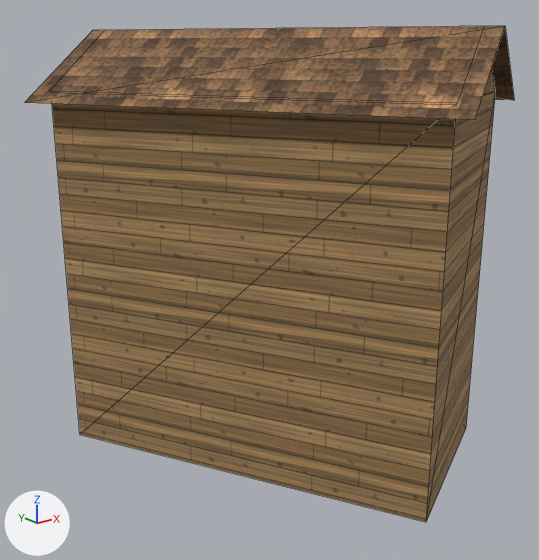
A saved change to the glTF model world/bridgehollow/export/models/buildings/bld_house_082.glb.
The view is the same before and after, from a 50 mm camera at (-8.63, -10.64, 7.52) aimed at (-0.19, -0.09, 3.3). Every picture has the same lights, and +X, +Y and +Z are marked at lower left. The first picture is the older version. Mesh edges are drawn as thin lines. Vertices at exactly the same position are counted once.

The first picture shows 'bld_house_082'.
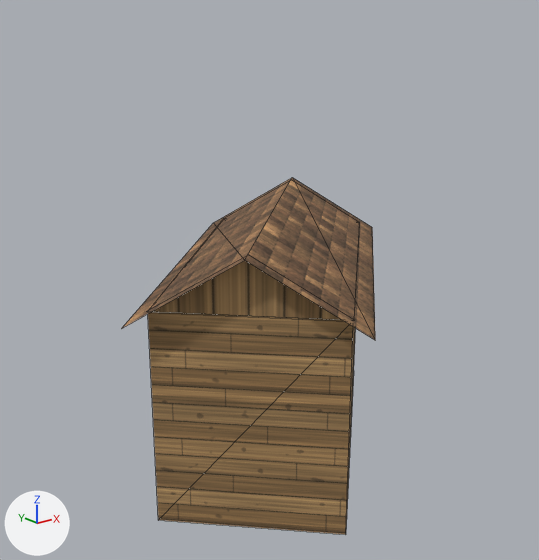
Diff of the bpy script that builds the scene:
```diff
--- a/world/bridgehollow/export/models/buildings/bld_house_082.glb.py
+++ b/world/bridgehollow/export/models/buildings/bld_house_082.glb.py
@@ me_bld_house_082 @@
 # used by ob_bld_house_082; location = (0.0, 0.0, 0.0)
-me_bld_house_082.from_pydata(...)  # 24 vertices, 16 faces; spans x -3.59..3.59, y -4.38..4.38, z 0.0..7.82
-me_bld_house_082.vertices[0].co = (-3.16, 2.35, 0.0)  # pixel (79, 434)
-me_bld_house_082.vertices[1].co = (0.04, -3.96, 0.0)  # pixel (426, 522)
-me_bld_house_082.vertices[2].co = (0.04, -3.96, 6.77)  # pixel (456, 103)
-me_bld_house_082.vertices[3].co = (-3.16, 2.35, 6.77)  # pixel (50, 91)
-me_bld_house_082.vertices[4].co = (3.18, -2.37, 0.0)  # pixel (466, 428)
-me_bld_house_082.vertices[5].co = (3.18, -2.37, 6.77)  # pixel (495, 90)
-me_bld_house_082.vertices[6].co = (-0.05, 3.97, 0.0)
-me_bld_house_082.vertices[7].co = (-0.05, 3.97, 6.77)
-me_bld_house_082.vertices[8].co = (-3.16, 2.35, 6.75)  # pixel (51, 92)
-me_bld_house_082.vertices[9].co = (0.04, -3.96, 6.75)  # pixel (456, 104)
-me_bld_house_082.vertices[10].co = (3.18, -2.37, 6.75)  # pixel (495, 91)
-me_bld_house_082.vertices[11].co = (-0.05, 3.97, 6.75)
-me_bld_house_082.vertices[12].co = (0.05, -3.97, 6.77)  # pixel (457, 103)
-me_bld_house_082.vertices[13].co = (3.18, -2.37, 6.77)  # pixel (495, 90)
-me_bld_house_082.vertices[14].co = (1.62, -3.17, 7.82)  # pixel (484, 25)
-me_bld_house_082.vertices[15].co = (-0.05, 3.97, 6.77)
-me_bld_house_082.vertices[16].co = (-3.18, 2.37, 6.77)  # pixel (49, 91)
-me_bld_house_082.vertices[17].co = (-1.62, 3.17, 7.82)  # pixel (105, 29)
+me_bld_house_082.from_pydata(...)  # 24 vertices, 16 faces; spans x -3.84..3.84, y -3.81..3.81, z 0.0..4.63
+# me_bld_house_082 part 1: the loose piece of 6 vertices spanning x -3.59..3.59, y -4.38..4.38, z 6.58..7.82 is turned -72.8 degrees about the z axis through its middle and scaled by 0.913, then moved by (0.0, 0.0, -3.13)
+# me_bld_house_082 part 2
+me_bld_house_082.vertices[0].co = (3.41, 1.12, 0.0)  # pixel (353, 370)
+me_bld_house_082.vertices[1].co = (1.21, 3.38, 0.0)
+me_bld_house_082.vertices[2].co = (1.21, 3.38, 3.69)  # pixel (223, 218)
+me_bld_house_082.vertices[3].co = (3.41, 1.12, 3.69)  # pixel (359, 222)
+me_bld_house_082.vertices[4].co = (-3.39, -1.14, 0.0)  # pixel (158, 520)
+me_bld_house_082.vertices[5].co = (-3.39, -1.14, 3.69)  # pixel (147, 311)
+me_bld_house_082.vertices[6].co = (-1.23, -3.36, 0.0)  # pixel (345, 534)
+me_bld_house_082.vertices[7].co = (-1.23, -3.36, 3.69)  # pixel (353, 320)
+me_bld_house_082.vertices[8].co = (3.41, 1.12, 3.67)  # pixel (359, 223)
+me_bld_house_082.vertices[9].co = (1.21, 3.38, 3.67)  # pixel (223, 219)
+me_bld_house_082.vertices[10].co = (-3.39, -1.14, 3.67)
+me_bld_house_082.vertices[11].co = (-1.23, -3.36, 3.67)
+me_bld_house_082.vertices[12].co = (-3.41, -1.12, 3.69)  # pixel (146, 311)
+me_bld_house_082.vertices[13].co = (-1.21, -3.38, 3.69)  # pixel (354, 320)
+me_bld_house_082.vertices[14].co = (-2.31, -2.25, 4.63)  # pixel (248, 254)
+me_bld_house_082.vertices[15].co = (3.41, 1.12, 3.69)  # pixel (359, 222)
+me_bld_house_082.vertices[16].co = (1.21, 3.38, 3.69)  # pixel (223, 218)
+me_bld_house_082.vertices[17].co = (2.31, 2.25, 4.63)  # pixel (291, 179)
 me_bld_house_082.materials.append(mat_mat_plank)
```

Changed parts and their boxes [x1, y1, x2, y2] in the pictures (539 x 560 px; the box of a moved part takes in the faces that stretch with it):
'bld_house_082', reshaped (48% narrower, 28% shorter)
    before: [25, 26, 514, 522]
    after: [122, 178, 375, 535]
part 1 of me_bld_house_082, moved or reshaped
    before: [25, 26, 514, 120]
    after: [122, 178, 375, 340]
part 2 of me_bld_house_082, moved or reshaped
    before: [52, 69, 496, 522]
    after: [148, 260, 355, 535]
